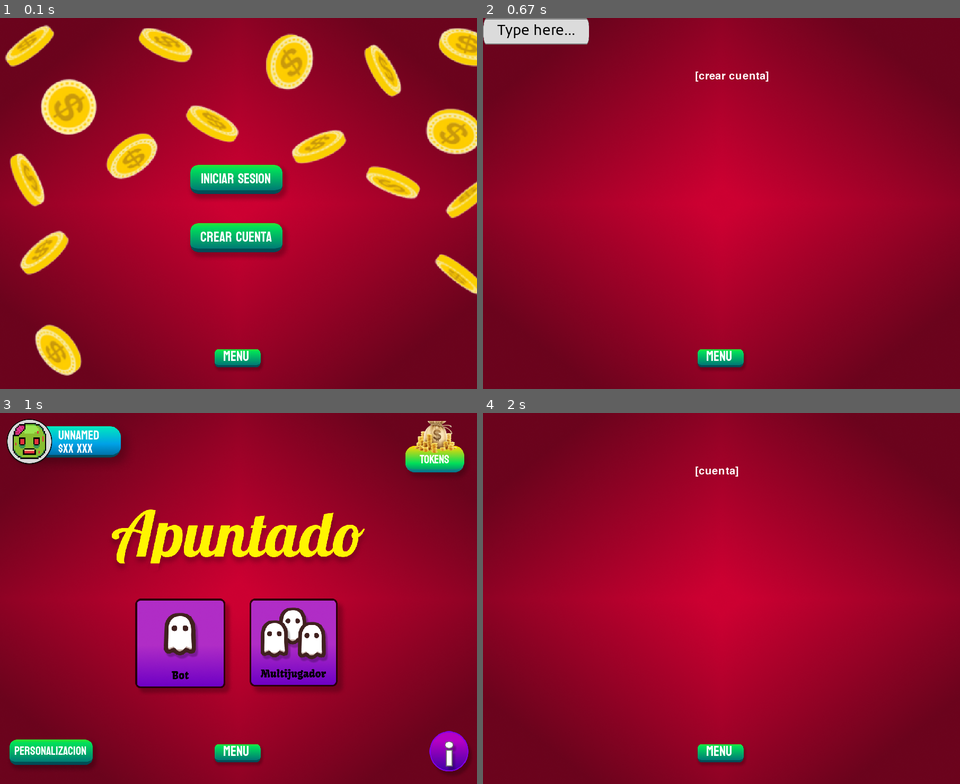
Above: before the commit, frames 1-4 (two rows, left to right).
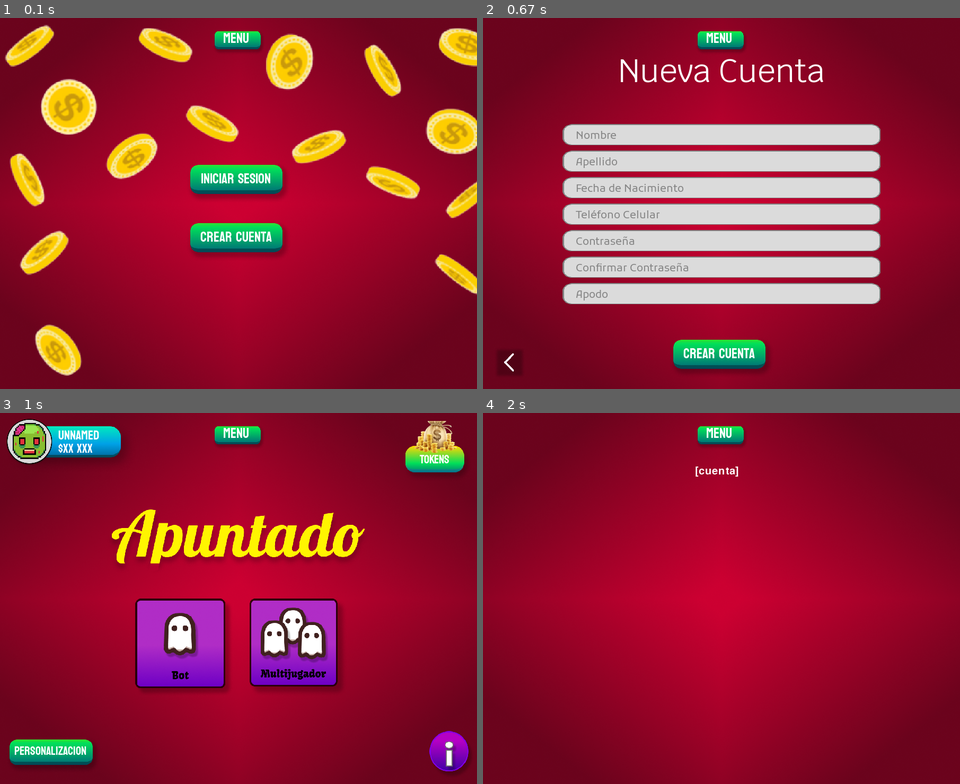
Above: after the commit, the same moments.

Repository: CarlosSanz1505/Apuntado
Game: pygame game, started from PYGAME/apuntado.py
The game is run twice, just before and just after one commit, with the same random seed, the same clock (stepped at 60 frames per second) and the same inputs.
Inputs (mouse positions are in pixels of both pictures, inside the frame that each line leads up to):
- Up to frame 1 (0.1 s): no input
- Up to frame 2 (0.67 s): click (702, 218) at 0.38 s
- Up to frame 3 (1 s): click (238, 750) at 0.72 s
- Up to frame 4 (2 s): click (597, 461) at 1.6 s

The runs differ from the first frame. In frame 1, 1.1% of the frame differs, in the area x 45-55%, y 3-95%; in frame 2, 31%, in the area x 0-84%, y 0-96%; in frame 3, 1.1%; in frame 4, 1.1%.

Commit message:
Prototipo Pantalla 'Crear Cuenta'

Diff:
--- a/PYGAME/apuntado.py
+++ b/PYGAME/apuntado.py
@@ -24,6 +24,16 @@
 
 # El aplicativo comienza en la Pantalla "Autenticacion"
 screen = "Autenticacion"
+
+form_values = [
+    "Nombre",
+    "Apellido",
+    "Fecha de Nacimiento",
+    "Teléfono Celular",
+    "Contraseña",
+    "Confirmar Contraseña",
+    "Apodo"
+]
 
 # Ciclo del Juego
 while True:
@@ -57,7 +67,7 @@
         case "Autenticacion":
             screen = autenticacion(display, click_pos)
         case "Crear Cuenta":
-            screen = crear_cuenta(display, click_pos, pressed_key)
+            screen = crear_cuenta(display, click_pos, form_values, pressed_key)
         case "TyC":
             screen = tyc(display, click_pos)
         case "Menu":
@@ -75,7 +85,7 @@
             screen = bot(display, click_pos)
 
     # [para facilitar Debugging]
-    button_menu = Button(width//2 - 100/2, height - 80, 100, 50,
+    button_menu = Button(width//2 - 100/2, 20, 100, 50,
                          "Menu", "Menu")
     display.blit(button_menu.image, button_menu.rect)
     if (button_menu.rect.collidepoint(click_pos)):
--- a/PYGAME/objects.py
+++ b/PYGAME/objects.py
@@ -1,4 +1,4 @@
-"""Objectos básicos recurrentes en el
+"""Objetos básicos recurrentes en el
 aplicativo.
 """
 
@@ -34,15 +34,15 @@
                  height: int,
                  text: str,
                  style: str = "PYGAME/images/txt_field.png",
-                 font_size: int = 26):
+                 font_size: int = 20):
 
         super().__init__()
         image = pygame.image.load(style).convert_alpha()
         self.image = pygame.transform.scale(image, (width, height))
-        font = pygame.font.Font("PYGAME/fonts/Kufam-VariableFont_wght.ttf", font_size)
+        font = pygame.font.Font("PYGAME/fonts/Kufam-Regular.ttf", font_size)
         self.text = text
-        text_render = font.render(self.text, True, (0, 0, 0))
-        text_rect = text_render.get_rect(center=(width // 2, height // 2))
+        text_render = font.render(self.text, True, (133, 133, 133))
+        text_rect = text_render.get_rect(topleft=(25, 10))
         self.image.blit(text_render, text_rect)
         self.rect = self.image.get_rect(topleft=(x, y))
         self.is_selected = False
--- a/PYGAME/screens.py
+++ b/PYGAME/screens.py
@@ -54,24 +54,30 @@
 # CARLOS
 def crear_cuenta(display: pygame.Surface,
                  click_pos: tuple[int],
+                 form_values: list[str],
                  typed_key: str) -> str:
 
-    # Borrador
-    font = pygame.font.Font(None, 30)
-    white = (255, 255, 255)
-    name = font.render("[crear cuenta]", True, white)
-    display.blit(name, (400, 100))
-
-    txt_nombre = TextField(0, 0, 200, 50, "Type here...")
-    display.blit(txt_nombre.image, txt_nombre.rect)
-
-    if (txt_nombre.rect.collidepoint(click_pos)):
-        txt_nombre.text = ""
-        txt_nombre.is_selected = True
-
-    if (typed_key != ""
-        and txt_nombre.is_selected):
-        txt_nombre.text += typed_key
+    # "Nueva Cuenta"
+    font = pygame.font.Font("PYGAME/fonts/Krub-Regular.ttf", 60)
+    name = font.render("Nueva Cuenta", True, (255, 255, 255))
+    display.blit(name, (width//2 - 195, 60))
+
+    # Campos de Texto
+    fields = [TextField(150, 200 + 50*i, 600, 40, form_values[i]) for i in range(7)]
+
+    for field in fields:
+        display.blit(field.image, field.rect)
+
+    # Botones
+    buttons = [
+        Button(20, height - 80, 60, 60, "", "Autenticacion", "PYGAME/images/back_button1.png.png"),
+        Button(width//2 - 100, height - 100, 200, 80, "Crear Cuenta", "Menu")
+    ]
+
+    for button in buttons:
+        display.blit(button.image, button.rect)
+        if (button.rect.collidepoint(click_pos)):
+            return button.to
 
     return "Crear Cuenta"
 
Binary file added: PYGAME/fonts/Krub-Regular.ttf
Binary file added: PYGAME/fonts/Kufam-Regular.ttf
Binary file added: PYGAME/images/back_button1.png.png
Not shown, changed: README.md
